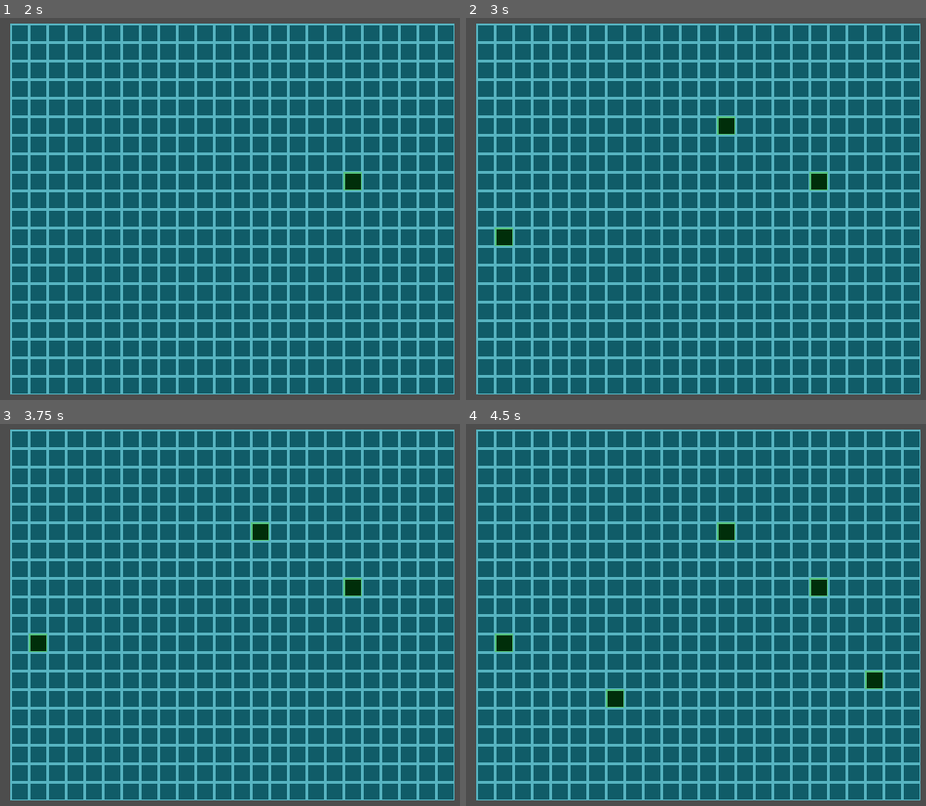
Above: before the commit, frames 1-4 (two rows, left to right).
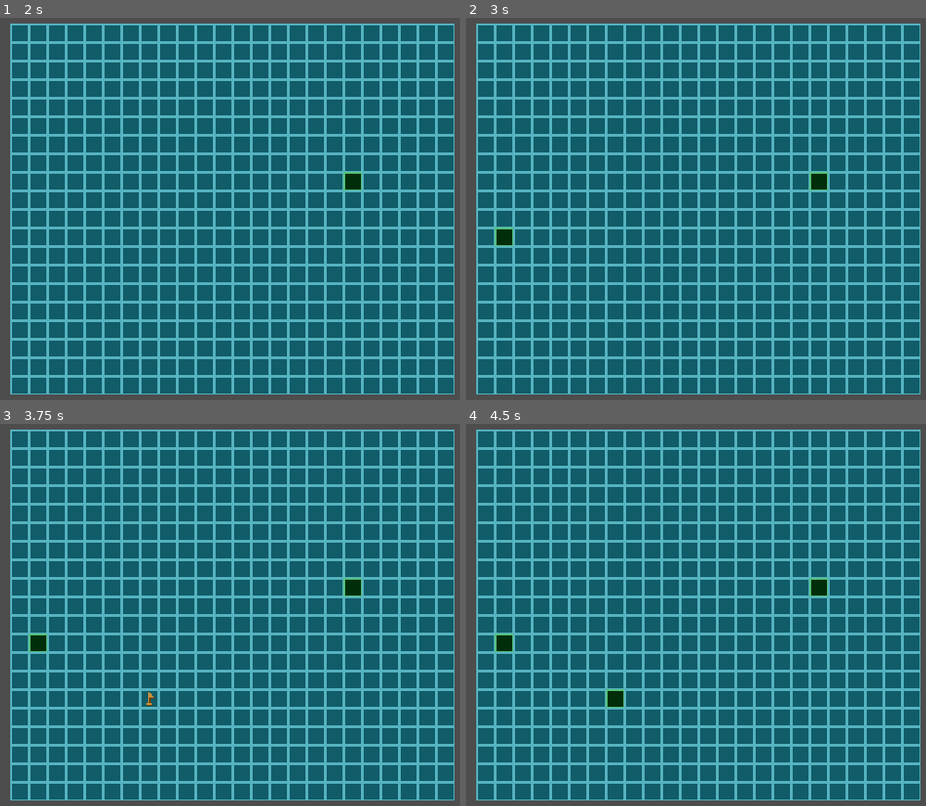
Above: after the commit, the same moments.

Repository: Endermandels/MinesweeperPlus
Game: Godot game, scene res://scenes/main_menu.tscn
Two runs of this game, one before a commit and one after it. Both use one fixed random seed, a clock stepped at 60 frames per second and the inputs below.
Inputs (mouse positions are in pixels of both pictures, inside the frame that each line leads up to):
- Up to frame 1 (2 s): click "Play" at 0.5 s; tap Enter at 1.25 s; move the mouse to (345, 189) at 1.27 s; press the mouse at (345, 189) at 1.28 s; right-click (345, 189) at 1.55 s
- Up to frame 2 (3 s): tap Space at 2 s; move the mouse to (498, 228) at 2.02 s; release the mouse at (498, 228) at 2.03 s; right-click (498, 228) at 2.1 s; click (498, 228) at 2.3 s; tap Enter at 2.75 s; move the mouse to (723, 117) at 2.77 s; press the mouse at (723, 117) at 2.78 s
- Up to frame 3 (3.75 s): right-click (257, 523) at 3.05 s; tap Space at 3.5 s; move the mouse to (142, 699) at 3.52 s; release the mouse at (142, 699) at 3.53 s; right-click (142, 699) at 3.6 s
- Up to frame 4 (4.5 s): click (608, 699) at 3.8 s; tap Enter at 4.25 s; move the mouse to (870, 676) at 4.27 s; press the mouse at (870, 676) at 4.28 s

Frame 1 is identical in both runs. In frame 2, 0.2% of the frame differs, in the area x 54-59%, y 25-31%; in frame 3, 0.2%; in frame 4, 0.4%, in the area x 54-91%, y 25-70%.

Commit message:
Flag tiles

Diff:
--- a/scenes/my_game.tscn
+++ b/scenes/my_game.tscn
@@ -2,12 +2,13 @@
 
 [ext_resource type="Script" path="res://scripts/my_game.gd" id="1_1j5vi"]
 [ext_resource type="PackedScene" uid="uid://bo4rtdh66l0qf" path="res://prefabs/pause_menu.tscn" id="2_ymebw"]
-[ext_resource type="Texture2D" uid="uid://ciki2g8ntvemm" path="res://assets/images/tile.png" id="3_8p5xc"]
+[ext_resource type="Texture2D" uid="uid://ddjkduiqhjsut" path="res://assets/images/tile.png" id="3_8p5xc"]
 
 [sub_resource type="TileSetAtlasSource" id="TileSetAtlasSource_gutt7"]
 texture = ExtResource("3_8p5xc")
 0:0/0 = 0
 1:0/0 = 0
+0:1/0 = 0
 
 [sub_resource type="TileSet" id="TileSet_dmdsn"]
 custom_data_layer_0/name = "is_flagged"
--- a/scripts/my_game.gd
+++ b/scripts/my_game.gd
@@ -8,16 +8,24 @@
 
 func _unhandled_input(event: InputEvent) -> void:
     if event.is_action_pressed("left_click"):
-        _left_click_tile()
+        _click_tile("right")
+    if event.is_action_pressed("right_click"):
+        _click_tile("left")
 
-func _left_click_tile() -> void:
+func _click_tile(mouse_button: String) -> void:
     # Map coords for tile
-    var tile_coords = grid.local_to_map(grid.get_local_mouse_position())
+    var tile_coords := grid.local_to_map(grid.get_local_mouse_position())
 
     if not _is_valid_tile(tile_coords):
+        push_warning("Invalid tile: %s" % tile_coords)
         return
 
-    _reveal_tile(tile_coords)
+    if mouse_button == "right":
+        _reveal_tile(tile_coords)
+    elif mouse_button == "left":
+        _flag_tile(tile_coords)
+    else:
+        push_warning("Unknown mouse button: %s" % mouse_button)
 
 func _is_valid_tile(tile_coords: Vector2i) -> bool:
     return (
@@ -30,16 +38,36 @@
 func _reveal_tile(tile_coords: Vector2i) -> void:
     var data := grid.get_cell_tile_data(tile_coords)
     if not data:
-        push_error("Tile data not found at tile coords: " + str(tile_coords))
+        push_error("Tile data not found at tile coords: %s" % tile_coords)
         return
 
     if grid.get_cell_atlas_coords(tile_coords).x == 1:
-        print("Tile %s is revealed" % str(tile_coords))
+        print("Tile %s is revealed" % tile_coords)
         return
 
     if (data.get_custom_data("is_flagged")):
-        print("Tile %s is flagged" % str(tile_coords))
+        print("Tile %s is flagged" % tile_coords)
         return
 
     grid.set_cell(tile_coords, 1, Vector2i(1, 0), 0)
-    print("Revealed " + str(tile_coords))
+    print("Revealed: %s" % tile_coords)
+
+func _flag_tile(tile_coords: Vector2i) -> void:
+    var data := grid.get_cell_tile_data(tile_coords)
+
+    if not data:
+        push_error("Tile data not found at tile coords: %s" % tile_coords)
+        return
+
+    if grid.get_cell_atlas_coords(tile_coords).x == 1:
+        print("Tile %s is revealed" % tile_coords)
+        return
+
+    if (data.get_custom_data("is_flagged")):
+        data.set_custom_data("is_flagged", false)
+        print("Tile %s is now unflagged" % tile_coords)
+        grid.set_cell(tile_coords, 1, Vector2i(0, 0), 0)
+    else:
+        data.set_custom_data("is_flagged", true)
+        print("Tile %s is now flagged" % tile_coords)
+        grid.set_cell(tile_coords, 1, Vector2i(0, 1), 0)
Binary file changed: assets/images/tile.png
Not shown, changed: assets/images/tile.png.import
Not shown, changed: TODO.md
